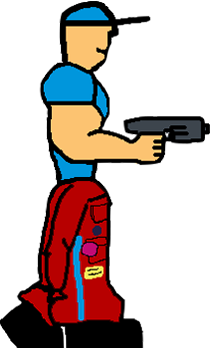
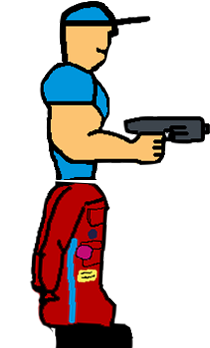
Comparing the layer stacks of the two 210 x 348 images. Changes:
painted on "Layer 0" over (0, 180, 144, 348)
